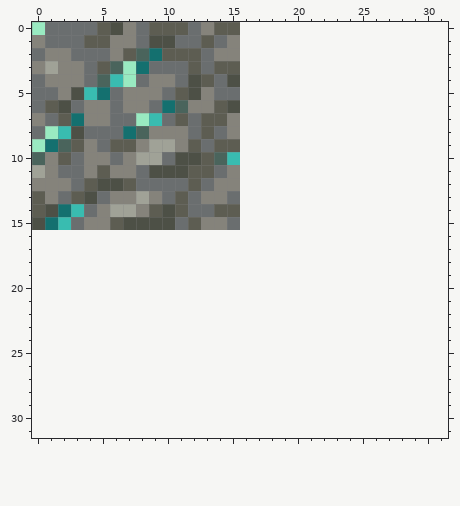
Two versions of one pixel-art sprite, assets/minecraft/mcpatcher/ctm/dwarven_mines/medium_pris_dark/medium_mithril_pris_dark.png. Above is the file before it was changed.
The file is 16x16 pixels. The old version is drawn lined up with the new one, on the new canvas.
Now the later version:
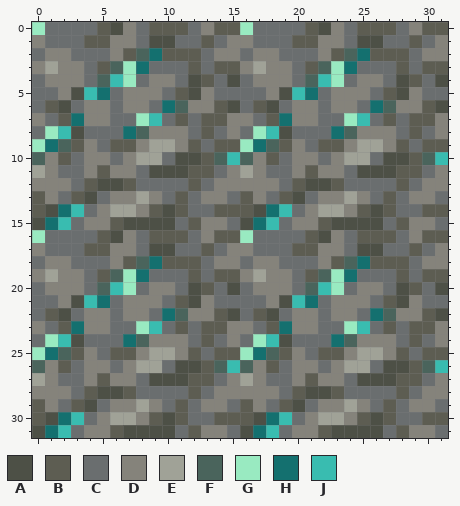
Palette (. is transparent): A #4d5046  B #5d5d52  C #6a6e6f  D #85837b  E #a0a297  F #4a645c  G #99eac1  H #14706f  J #39bcb0
Edits made:
canvas 16x16 -> 32x32
@@ x 0..31 @@
- 0 GCCCCBADCBBBCDBB................
- 1 DCCCBBDDCAACCBCD................
- 2 CDDCCCDBFHBBBCDD................
- 3 DEDDCBFGHCCCBCBB................
- 4 CDDDCFJGCDDCABCA................
- 5 CCDAJHCDDDCBADCC................
- 6 CBACDDCDDCHFDDBA................
- 7 DCBHDDCCGJCBCBBD................
- 8 CGJACCCHFDDDCBCD................
- 9 GHFBDCBBDEEDBCBB................
-10 FDBCDDCDEECAABFJ................
-11 EDCCDBDDCAAABBCD................
-12 DDDCBAABCCCCBCDD................
-13 BDCBACDDEDCBCDDC................
-14 BAHJCDEEDBABCCBB................
-15 AHJCDDBAAAACBDDC................
-16 ................................
-17 ................................
-18 ................................
-19 ................................
-20 ................................
-21 ................................
-22 ................................
-23 ................................
-24 ................................
-25 ................................
-26 ................................
-27 ................................
-28 ................................
-29 ................................
-30 ................................
-31 ................................
+ 0 GCCCCBADCBBBCDBBGCCCCBADCBBBCDBB
+ 1 DCCCBBDDCAACCBCDDCCCBBDDCAACCBCD
+ 2 CDDCCCDBFHBBBCDDCDDCCCDBFHBBBCDD
+ 3 DEDDCBFGHCCCBCBBDEDDCBFGHCCCBCBB
+ 4 CDDDCFJGCDDCABCACDDDCFJGCDDCABCA
+ 5 CCDAJHCDDDCBADCCCCDAJHCDDDCBADCC
+ 6 CBACDDCDDCHFDDBACBACDDCDDCHFDDBA
+ 7 DCBHDDCCGJCBCBBDDCBHDDCCGJCBCBBD
+ 8 CGJACCCHFDDDCBCDCGJACCCHFDDDCBCD
+ 9 GHFBDCBBDEEDBCBBGHFBDCBBDEEDBCBB
+10 FDBCDDCDEECAABFJFDBCDDCDEECAABFJ
+11 EDCCDBDDCAAABBCDEDCCDBDDCAAABBCD
+12 DDDCBAABCCCCBCDDDDDCBAABCCCCBCDD
+13 BDCBACDDEDCBCDDCBDCBACDDEDCBCDDC
+14 BAHJCDEEDBABCCBBBAHJCDEEDBABCCBB
+15 AHJCDDBAAAACBDDCAHJCDDBAAAACBDDC
+16 GCCCCBADCBBBCDBBGCCCCBADCBBBCDBB
+17 DCCCBBDDCAACCBCDDCCCBBDDCAACCBCD
+18 CDDCCCDBFHBBBCDDCDDCCCDBFHBBBCDD
+19 DEDDCBFGHCCCBCBBDEDDCBFGHCCCBCBB
+20 CDDDCFJGCDDCABCACDDDCFJGCDDCABCA
+21 CCDAJHCDDDCBADCCCCDAJHCDDDCBADCC
+22 CBACDDCDDCHFDDBACBACDDCDDCHFDDBA
+23 DCBHDDCCGJCBCBBDDCBHDDCCGJCBCBBD
+24 CGJACCCHFDDDCBCDCGJACCCHFDDDCBCD
+25 GHFBDCBBDEEDBCBBGHFBDCBBDEEDBCBB
+26 FDBCDDCDEECAABFJFDBCDDCDEECAABFJ
+27 EDCCDBDDCAAABBCDEDCCDBDDCAAABBCD
+28 DDDCBAABCCCCBCDDDDDCBAABCCCCBCDD
+29 BDCBACDDEDCBCDDCBDCBACDDEDCBCDDC
+30 BAHJCDEEDBABCCBBBAHJCDEEDBABCCBB
+31 AHJCDDBAAAACBDDCAHJCDDBAAAACBDDC
